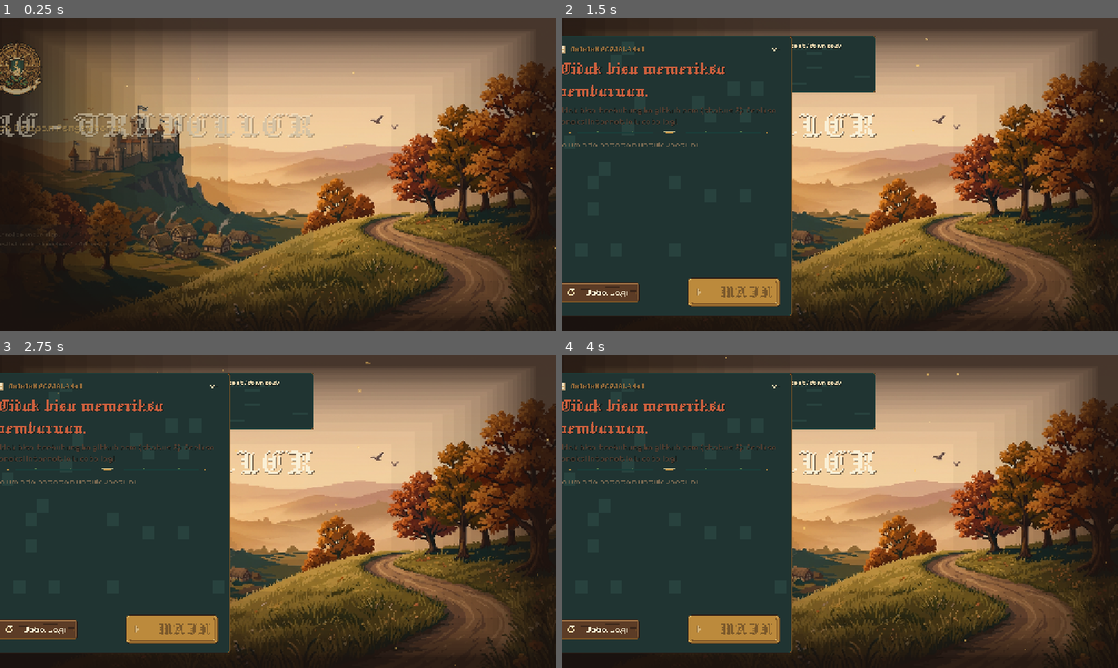
Above: before the commit, frames 1-4 (two rows, left to right).
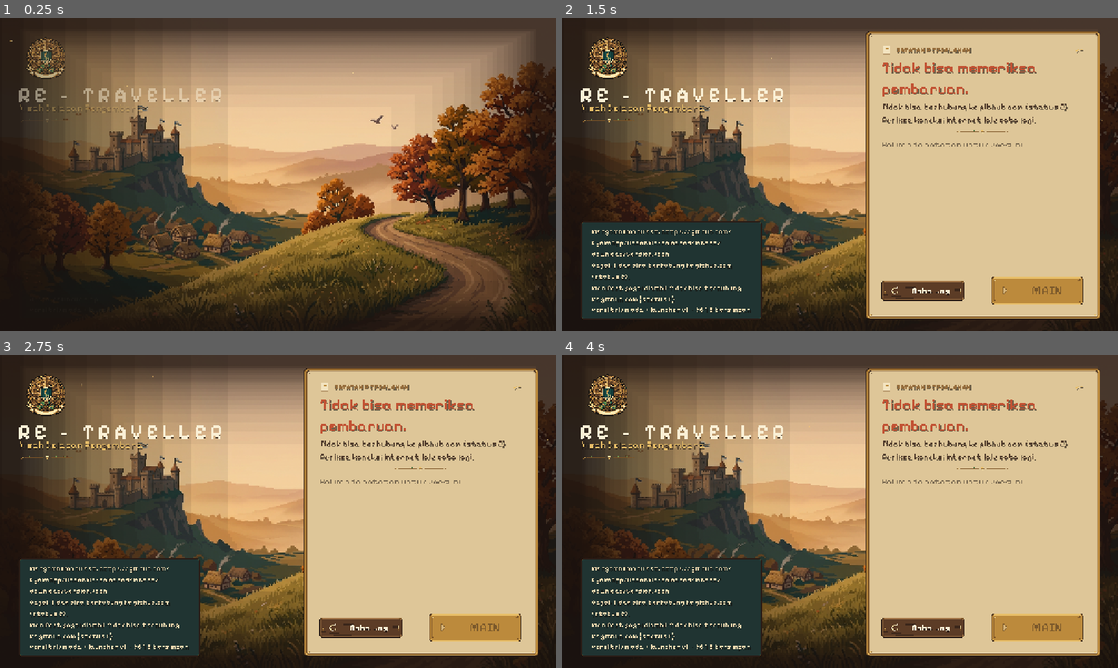
Above: after the commit, the same moments.

Repository: KyokoApp/GodotMe
Game: Godot game, scene res://scenes/Launcher.tscn
The game is run twice, just before and just after one commit, with the same random seed, the same clock (stepped at 60 frames per second) and the same inputs.
Inputs:
- Up to frame 1 (0.25 s): no input
- Up to frame 2 (1.5 s): click "Coba Lagi" at 0.5 s; click "Coba Lagi" at 1.25 s
- Up to frame 3 (2.75 s): click "Coba Lagi" at 2 s
- Up to frame 4 (4 s): no input

The runs differ from the first frame. In frame 1, 3.5% of the frame differs, in the area x 0-100%, y 6-74%; in frame 2, 63%, in the area x 0-98%, y 4-96%; in frame 3, 63%; in frame 4, 63%.

Commit message:
design(launcher): legible pixel wordmark, panel variations, entrance without layout fights, calmer kit
Co-authored-by: arena-agent <297053741+arena-agent@users.noreply.github.com>

Diff:
--- a/launcher/scenes/Launcher.tscn
+++ b/launcher/scenes/Launcher.tscn
@@ -6,6 +6,7 @@
 [ext_resource type="Texture2D" path="res://ui/textures/overlay_vignette.png" id="4_vignette"]
 [ext_resource type="Texture2D" path="res://ui/textures/fx_mote.png" id="5_mote"]
 [ext_resource type="Texture2D" path="res://ui/textures/logo_crest_128.png" id="6_crest"]
+[ext_resource type="Texture2D" path="res://ui/textures/logo_wordmark.png" id="12_wordmark"]
 [ext_resource type="Texture2D" path="res://ui/textures/fx_glow.png" id="7_glow"]
 [ext_resource type="Texture2D" path="res://ui/textures/ornament_divider.png" id="8_divider"]
 [ext_resource type="Texture2D" path="res://ui/textures/icon_scroll.png" id="9_scroll"]
@@ -32,18 +33,6 @@
 texture = ExtResource("2_bg")
 expand_mode = 1
 stretch_mode = 6
-
-[node name="SunGlow" type="TextureRect" parent="."]
-modulate = Color(1, 0.86, 0.58, 0.5)
-layout_mode = 0
-offset_left = 24.0
-offset_top = 10.0
-offset_right = 384.0
-offset_bottom = 370.0
-mouse_filter = 2
-texture = ExtResource("7_glow")
-expand_mode = 1
-stretch_mode = 0
 
 [node name="Scrim" type="TextureRect" parent="."]
 modulate = Color(1, 1, 1, 0.92)
@@ -89,31 +78,33 @@
 anchor_bottom = 1.0
 grow_horizontal = 2
 grow_vertical = 2
-theme_override_constants/margin_left = 64
-theme_override_constants/margin_top = 40
-theme_override_constants/margin_right = 56
-theme_override_constants/margin_bottom = 34
+theme_override_constants/margin_left = 44
+theme_override_constants/margin_top = 30
+theme_override_constants/margin_right = 40
+theme_override_constants/margin_bottom = 26
 
 [node name="Columns" type="HBoxContainer" parent="SafeArea"]
 layout_mode = 2
-theme_override_constants/separation = 36
+theme_override_constants/separation = 28
+alignment = 1
 
 [node name="Left" type="VBoxContainer" parent="SafeArea/Columns"]
-layout_mode = 2
-size_flags_horizontal = 3
-theme_override_constants/separation = 10
+custom_minimum_size = Vector2(560, 0)
+layout_mode = 2
+size_flags_horizontal = 3
+theme_override_constants/separation = 8
 
 [node name="CrestStack" type="Control" parent="SafeArea/Columns/Left"]
-custom_minimum_size = Vector2(150, 150)
+custom_minimum_size = Vector2(124, 124)
 layout_mode = 2
 size_flags_horizontal = 0
 mouse_filter = 2
 
 [node name="Glow" type="TextureRect" parent="SafeArea/Columns/Left/CrestStack"]
-modulate = Color(1, 0.88, 0.62, 0.55)
+modulate = Color(1, 0.86, 0.58, 0.38)
 layout_mode = 0
-offset_right = 150.0
-offset_bottom = 150.0
+offset_right = 124.0
+offset_bottom = 124.0
 mouse_filter = 2
 texture = ExtResource("7_glow")
 expand_mode = 1
@@ -121,10 +112,10 @@
 
 [node name="Crest" type="TextureRect" parent="SafeArea/Columns/Left/CrestStack"]
 layout_mode = 0
-offset_left = 11.0
-offset_top = 11.0
-offset_right = 139.0
-offset_bottom = 139.0
+offset_left = 12.0
+offset_top = 12.0
+offset_right = 112.0
+offset_bottom = 112.0
 mouse_filter = 2
 texture = ExtResource("6_crest")
 expand_mode = 1
@@ -134,11 +125,13 @@
 layout_mode = 2
 theme_override_constants/separation = -2
 
-[node name="Title" type="Label" parent="SafeArea/Columns/Left/TitleBlock"]
-layout_mode = 2
-theme_type_variation = &"TitleLabel"
-text = "RE - TRAVELLER"
-uppercase = true
+[node name="Title" type="TextureRect" parent="SafeArea/Columns/Left/TitleBlock"]
+custom_minimum_size = Vector2(466, 33)
+layout_mode = 2
+size_flags_horizontal = 0
+texture = ExtResource("12_wordmark")
+expand_mode = 1
+stretch_mode = 5
 
 [node name="Subtitle" type="Label" parent="SafeArea/Columns/Left/TitleBlock"]
 layout_mode = 2
@@ -146,12 +139,12 @@
 text = "Kisah Delapan Pengembara"
 
 [node name="Divider" type="TextureRect" parent="SafeArea/Columns/Left"]
-custom_minimum_size = Vector2(0, 16)
+custom_minimum_size = Vector2(128, 16)
 layout_mode = 2
 size_flags_horizontal = 0
 texture = ExtResource("8_divider")
 expand_mode = 1
-stretch_mode = 0
+stretch_mode = 2
 
 [node name="Spacer" type="Control" parent="SafeArea/Columns/Left"]
 layout_mode = 2
@@ -160,6 +153,7 @@
 
 [node name="Journal" type="PanelContainer" parent="SafeArea/Columns/Left"]
 layout_mode = 2
+size_flags_horizontal = 0
 theme_type_variation = &"InkPanel"
 
 [node name="Pad" type="MarginContainer" parent="SafeArea/Columns/Left/Journal"]
@@ -185,7 +179,7 @@
 text = "versi —  •  launcher v1"
 
 [node name="Right" type="PanelContainer" parent="SafeArea/Columns"]
-custom_minimum_size = Vector2(566, 420)
+custom_minimum_size = Vector2(540, 400)
 layout_mode = 2
 size_flags_horizontal = 0
 size_flags_vertical = 3
@@ -246,7 +240,7 @@
 theme_override_constants/separation = 4
 
 [node name="Bar" type="ProgressBar" parent="SafeArea/Columns/Right/Pad/Content/ProgressBlock"]
-custom_minimum_size = Vector2(0, 28)
+custom_minimum_size = Vector2(0, 30)
 layout_mode = 2
 max_value = 100.0
 value = 0.0
@@ -273,11 +267,12 @@
 text = ""
 
 [node name="Divider2" type="TextureRect" parent="SafeArea/Columns/Right/Pad/Content"]
-custom_minimum_size = Vector2(0, 12)
-layout_mode = 2
+custom_minimum_size = Vector2(128, 16)
+layout_mode = 2
+size_flags_horizontal = 4
 texture = ExtResource("8_divider")
 expand_mode = 1
-stretch_mode = 0
+stretch_mode = 2
 
 [node name="Changelog" type="ScrollContainer" parent="SafeArea/Columns/Right/Pad/Content"]
 layout_mode = 2
--- a/launcher/scripts/Launcher.gd
+++ b/launcher/scripts/Launcher.gd
@@ -6,7 +6,7 @@
 
 @onready var _background: TextureRect = $Background
 @onready var _crest_stack: Control = $SafeArea/Columns/Left/CrestStack
-@onready var _title: Label = $SafeArea/Columns/Left/TitleBlock/Title
+@onready var _title: TextureRect = $SafeArea/Columns/Left/TitleBlock/Title
 @onready var _subtitle: Label = $SafeArea/Columns/Left/TitleBlock/Subtitle
 @onready var _left: VBoxContainer = $SafeArea/Columns/Left
 @onready var _divider: TextureRect = $SafeArea/Columns/Left/Divider
@@ -40,7 +40,7 @@
 
 
 func _ready() -> void:
-	theme = UiTheme.build()
+	theme = UiTheme.get_theme()
 	_dim.visible = false
 	_modal.visible = false
 	_modal_ok.pressed.connect(func(): _hide_modal())
@@ -82,22 +82,26 @@
 
 # ------------------------------------------------------------------ visuals --
 func _play_entrance() -> void:
+	# Containers re-place their children every layout pass, so animating
+	# `position` would be fought (and could shove the layout around). Animate
+	# opacity plus a small uniform scale instead.
 	var items: Array[Control] = [_crest_stack, _title, _subtitle, _divider, _journal, _right]
 	for i in items.size():
 		var node: Control = items[i]
 		node.modulate.a = 0.0
-		var from_x := -26.0 if node != _right else 40.0
-		var start_pos := node.position
-		node.position = start_pos + Vector2(from_x, 0)
+		node.pivot_offset = node.size * 0.5
+		var start_scale := Vector2(0.97, 0.97)
+		node.scale = start_scale
 		var tw := create_tween().set_parallel(true)
-		tw.tween_property(node, "modulate:a", 1.0, 0.42).set_delay(0.05 * i).set_ease(Tween.EASE_OUT)
-		tw.tween_property(node, "position", start_pos, 0.55).set_delay(0.05 * i) \
+		tw.tween_property(node, "modulate:a", 1.0, 0.40).set_delay(0.06 * i) \
+			.set_ease(Tween.EASE_OUT)
+		tw.tween_property(node, "scale", Vector2.ONE, 0.52).set_delay(0.06 * i) \
 			.set_ease(Tween.EASE_OUT).set_trans(Tween.TRANS_CUBIC)
-	# crest settles with a soft bounce
+	# the crest itself settles with a soft bounce
 	_crest_stack.pivot_offset = _crest_stack.size * 0.5
 	_crest_stack.scale = Vector2(0.86, 0.86)
 	var ct := create_tween()
-	ct.tween_property(_crest_stack, "scale", Vector2(1.0, 1.0), 0.7) \
+	ct.tween_property(_crest_stack, "scale", Vector2.ONE, 0.7) \
 		.set_ease(Tween.EASE_OUT).set_trans(Tween.TRANS_BACK)
 
 
@@ -149,9 +153,10 @@
 	if _background.size != size:
 		_background.size = size
 		_background.pivot_offset = size * 0.5
-	var v := $Vignette as TextureRect
+	var v: TextureRect = $Vignette
 	v.size = size
-	($Scrim as TextureRect).size = size
+	var scrim: TextureRect = $Scrim
+	scrim.size = size
 
 
 # --------------------------------------------------------------- rendering ---
--- a/launcher/scripts/Util.gd
+++ b/launcher/scripts/Util.gd
@@ -45,6 +45,24 @@
 	return {"ok": true, "error": "", "value": parsed}
 
 
+## Indonesian number formatting: comma decimal separator, dot thousands.
+static func _id_number(value: float, decimals: int) -> String:
+	var s := String.num(value, decimals)
+	var parts := s.split(".")
+	var whole := parts[0]
+	var frac := parts[1] if parts.size() > 1 else ""
+	var out := ""
+	var count := 0
+	for i in range(whole.length() - 1, -1, -1):
+		out = whole[i] + out
+		count += 1
+		if count % 3 == 0 and i > 0 and whole[i - 1] != "-":
+			out = "." + out
+	if decimals > 0:
+		return out + "," + frac
+	return out
+
+
 static func human_size(bytes: int) -> String:
 	if bytes < 0:
 		return "-"
@@ -52,11 +70,10 @@
 	if b < 1024.0:
 		return "%d B" % int(b)
 	if b < 1024.0 * 1024.0:
-		return ("%.1f KB" % (b / 1024.0)).replace(".", ",")
+		return _id_number(b / 1024.0, 1) + " KB"
 	if b < 1024.0 * 1024.0 * 1024.0:
-		return ("%.1f MB" % (b / (1024.0 * 1024.0))).replace(".", ",")
-	var gb := b / (1024.0 * 1024.0 * 1024.0)
-	return ("%.2f GB" % gb).replace(".", ",")
+		return _id_number(b / (1024.0 * 1024.0), 1) + " MB"
+	return _id_number(b / (1024.0 * 1024.0 * 1024.0), 2) + " GB"
 
 
 static func human_speed(bytes_per_sec: float) -> String:
@@ -96,6 +113,10 @@
 
 
 ## Resolve a possibly-relative package URL against the manifest's own URL.
+##   .../releases/latest/download/version.json + "packs/core.pck"
+##     -> .../releases/latest/download/packs/core.pck
+##   .../manifests/v100.json           + "packs/core.pck"
+##     -> .../manifests/packs/core.pck
 static func resolve_url(base_url: String, maybe_relative: String) -> String:
 	if maybe_relative.begins_with("http://") or maybe_relative.begins_with("https://") \
 			or maybe_relative.begins_with("file://") or maybe_relative.begins_with("res://") \
--- a/launcher/ui/UiTheme.gd
+++ b/launcher/ui/UiTheme.gd
@@ -1,102 +1,124 @@
 class_name UiTheme
 extends RefCounted
-## Builds the Re - Traveller UI theme entirely from bitmap art + OFL pixel fonts.
+## Builds the Re - Traveller UI theme from bitmap art + OFL pixel fonts.
 ##
-## Everything is defined here (one source of truth) and applied to the Launcher
-## root at runtime, so styles can never drift between scenes.
+## Typography rule (see docs/DESIGN_NOTES.md): a single pixel family, Pixelify
+## Sans (OFL). Regular for body, SemiBold for the wordmark and actions. Nothing
+## renders below 16px so it stays readable on a phone.
 
 const TEX := "res://ui/textures/"
-const FONT_DISPLAY := "res://ui/fonts/Jacquard12-Regular.woff2"
+const FONT_LOGO := "res://ui/fonts/PixelifySans-SemiBold.woff2"
 const FONT_BODY := "res://ui/fonts/PixelifySans-Regular.woff2"
 const FONT_BOLD := "res://ui/fonts/PixelifySans-SemiBold.woff2"
 
 const COL_INK := Color(0.165, 0.11, 0.086)
-const COL_INK_SOFT := Color(0.32, 0.24, 0.19)
+const COL_INK_SOFT := Color(0.30, 0.22, 0.16)
+const COL_INK_FAINT := Color(0.42, 0.34, 0.25)
 const COL_CREAM := Color(0.980, 0.941, 0.839)
 const COL_PARCH := Color(0.929, 0.855, 0.694)
 const COL_BRASS := Color(0.910, 0.745, 0.408)
 const COL_BRASS_DIM := Color(0.588, 0.427, 0.235)
-const COL_RUST := Color(0.800, 0.376, 0.243)
+const COL_RUST := Color(0.760, 0.320, 0.200)
 const COL_GREEN := Color(0.463, 0.604, 0.329)
 const COL_TEAL := Color(0.149, 0.353, 0.329)
+const COL_SHADOW := Color(0.06, 0.04, 0.03, 0.55)
+
+static var _cache: Theme = null
+
+
+static func get_theme() -> Theme:
+	if _cache == null:
+		_cache = build()
+	return _cache
 
 
 static func build() -> Theme:
 	var t := Theme.new()
-	var f_display := _font(FONT_DISPLAY)
+	var f_logo := _font(FONT_LOGO)
 	var f_body := _font(FONT_BODY)
 	var f_bold := _font(FONT_BOLD)
 	t.default_font = f_body
 	t.default_font_size = 20
 
 	# ---------------------------------------------------------------- labels --
+	_label(t, "Label", f_body, 20, COL_PARCH)
 	t.set_font("font", "Label", f_body)
 	t.set_font_size("font_size", "Label", 20)
 	t.set_color("font_color", "Label", COL_PARCH)
-	_label(t, "TitleLabel", f_display, 96, COL_CREAM)
-	_label(t, "SubtitleLabel", f_body, 24, COL_BRASS)
-	_label(t, "PanelHeading", f_body, 17, COL_BRASS_DIM)
-	_label(t, "StateTitle", f_display, 48, COL_INK)
+	t.set_color("font_shadow_color", "Label", COL_SHADOW)
+	t.set_constant("shadow_offset_y", "Label", 1)
+	t.set_constant("line_spacing", "Label", 4)
+
+	_label(t, "TitleLabel", f_logo, 76, COL_CREAM)
+	_label(t, "SubtitleLabel", f_body, 22, COL_BRASS)
+	_label(t, "PanelHeading", f_bold, 17, COL_BRASS_DIM)
+	_label(t, "StateTitle", f_bold, 34, COL_INK)
 	_label(t, "DetailLabel", f_body, 19, COL_INK_SOFT)
-	_label(t, "SmallLabel", f_body, 15, COL_PARCH)
-	_label(t, "TinyLabel", f_body, 13, COL_PARCH)
-	_label(t, "InkLabel", f_body, 18, COL_PARCH)
-	_label(t, "GoldLabel", f_body, 18, COL_BRASS)
+	_label(t, "SmallLabel", f_body, 16, COL_PARCH)
+	_label(t, "TinyLabel", f_body, 16, COL_PARCH)
+	_label(t, "InkLabel", f_bold, 18, COL_BRASS)
 	_label(t, "ErrorLabel", f_bold, 19, COL_RUST)
 
 	# --------------------------------------------------------------- buttons --
-	_button_variation(t, "PrimaryButton", f_display, 46, COL_INK,
-		_tex("button_gold_normal.png", 12, 16, 6), _tex("button_gold_hover.png", 12, 16, 6),
-		_tex("button_gold_pressed.png", 12, 16, 6), _tex("button_gold_pressed.png", 12, 16, 6))
-	_button_variation(t, "SecondaryButton", f_bold, 21, COL_CREAM,
-		_tex("button_wood_normal.png", 14, 20, 6), _tex("button_wood_hover.png", 14, 20, 6),
-		_tex("button_wood_pressed.png", 14, 20, 6), _tex("button_wood_pressed.png", 14, 20, 6))
+	_button_variation(t, "PrimaryButton", f_bold, 30, COL_INK,
+		_tex("button_gold_normal.png", 12, 22, 8), _tex("button_gold_hover.png", 12, 22, 8),
+		_tex("button_gold_pressed.png", 12, 22, 8), _tex("button_gold_pressed.png", 12, 22, 8))
+	_button_variation(t, "SecondaryButton", f_bold, 20, COL_CREAM,
+		_tex("button_wood_normal.png", 14, 18, 6), _tex("button_wood_hover.png", 14, 18, 6),
+		_tex("button_wood_pressed.png", 14, 18, 6), _tex("button_wood_pressed.png", 14, 18, 6))
 
 	# ---------------------------------------------------------------- panels --
-	var parchment := _tex("panel_parchment.png", 20, 26, 26)
-	t.set_stylebox("panel", "ParchmentPanel", parchment)
-	var ink := _tex("panel_ink.png", 14, 18, 14)
-	t.set_stylebox("panel", "InkPanel", ink)
-	t.set_stylebox("panel", "PanelContainer", ink)
-	var modal := _tex("panel_parchment.png", 20, 34, 30)
-	t.set_stylebox("panel", "ModalPanel", modal)
-
+	# Variations MUST be registered against their base type or the lookups
+	# silently fall back to the plain control style.
+	t.set_type_variation("ParchmentPanel", "PanelContainer")
+	t.set_stylebox("panel", "ParchmentPanel", _tex("panel_parchment.png", 20, 30, 26))
+	t.set_type_variation("InkPanel", "PanelContainer")
+	t.set_stylebox("panel", "InkPanel", _tex("panel_ink.png", 14, 20, 12))
+	t.set_type_variation("ModalPanel", "PanelContainer")
+	t.set_stylebox("panel", "ModalPanel", _tex("panel_parchment.png", 20, 36, 30))
+	# any bare PanelContainer is a dark carte-ink card
+	t.set_stylebox("panel", "PanelContainer", _tex("panel_ink.png", 14, 20, 12))
+	t.set_type_variation("CrestFrame", "PanelContainer")
 	t.set_stylebox("panel", "CrestFrame", _tex("icon_frame.png", 16, 12, 12))
 
 	# ---------------------------------------------------------------- progress --
-	var track := _tex("bar_track.png", 10, 8, 4)
-	var fill := _tex("bar_fill.png", 10, 4, 4)
-	t.set_stylebox("background", "ProgressBar", track)
-	t.set_stylebox("fill", "ProgressBar", fill)
-	t.set_color("font_color", "ProgressBar", COL_CREAM)
+	t.set_stylebox("background", "ProgressBar", _tex("bar_track.png", 10, 8, 4))
+	t.set_stylebox("fill", "ProgressBar", _tex("bar_fill.png", 10, 6, 4))
 	t.set_font_size("font_size", "ProgressBar", 0)
 
 	# ------------------------------------------------------------- scrollbar ---
 	var grab := StyleBoxFlat.new()
 	grab.bg_color = COL_BRASS_DIM
 	grab.set_corner_radius_all(3)
-	grab.content_margin_left = 4
-	grab.content_margin_right = 4
 	var grab_hi := grab.duplicate() as StyleBoxFlat
 	grab_hi.bg_color = COL_BRASS
 	var bar_bg := StyleBoxFlat.new()
-	bar_bg.bg_color = Color(0.10, 0.14, 0.13, 0.55)
+	bar_bg.bg_color = Color(0.10, 0.14, 0.13, 0.45)
 	bar_bg.set_corner_radius_all(3)
-	bar_bg.content_margin_left = 4
-	bar_bg.content_margin_right = 4
+	for sb in [grab, grab_hi, bar_bg] as Array[StyleBoxFlat]:
+		sb.content_margin_left = 0
+		sb.content_margin_right = 0
+		sb.content_margin_top = 0
+		sb.content_margin_bottom = 0
 	t.set_stylebox("scroll", "VScrollBar", bar_bg)
 	t.set_stylebox("grabber", "VScrollBar", grab)
 	t.set_stylebox("grabber_highlight", "VScrollBar", grab_hi)
 	t.set_stylebox("grabber_pressed", "VScrollBar", grab_hi)
 
-	# --------------------------------------------------------------- rich text --
+	# -------------------------------------------------------------- rich text --
 	t.set_font("normal_font", "RichTextLabel", f_body)
 	t.set_font("bold_font", "RichTextLabel", f_bold)
-	t.set_font_size("normal_font_size", "RichTextLabel", 17)
-	t.set_font_size("bold_font_size", "RichTextLabel", 17)
+	t.set_font_size("normal_font_size", "RichTextLabel", 18)
+	t.set_font_size("bold_font_size", "RichTextLabel", 18)
 	t.set_color("default_color", "RichTextLabel", COL_INK_SOFT)
 	t.set_stylebox("normal", "RichTextLabel", StyleBoxEmpty.new())
-	t.set_constant("line_separation", "RichTextLabel", 4)
+	t.set_constant("line_separation", "RichTextLabel", 6)
+
+	# -------------------------------------------------------------- tooltip ----
+	t.set_stylebox("panel", "TooltipPanel", _tex("panel_ink.png", 14, 16, 10))
+	t.set_font("font", "TooltipLabel", f_body)
+	t.set_font_size("font_size", "TooltipLabel", 16)
+	t.set_color("font_color", "TooltipLabel", COL_PARCH)
 	return t
 
 
@@ -126,7 +148,6 @@
 	if ResourceLoader.exists(path):
 		sb.texture = load(path)
 	sb.set_texture_margin_all(margin)
-	sb.set_content_margin_all(0.0)
 	sb.content_margin_left = mx
 	sb.content_margin_right = mx
 	sb.content_margin_top = my
@@ -139,11 +160,11 @@
 	t.set_font("font", variation, font)
 	t.set_font_size("font_size", variation, size)
 	t.set_color("font_color", variation, color)
-	t.set_color("font_shadow_color", variation, Color(0.06, 0.04, 0.03, 0.55))
+	t.set_color("font_shadow_color", variation, COL_SHADOW)
 	t.set_constant("shadow_offset_x", variation, 1)
 	t.set_constant("shadow_offset_y", variation, 2)
 	t.set_constant("shadow_outline_size", variation, 0)
-	t.set_constant("line_spacing", variation, 2)
+	t.set_constant("line_spacing", variation, 6)
 
 
 static func _button_variation(t: Theme, variation: String, font: Font, size: int, color: Color,
@@ -156,8 +177,8 @@
 	t.set_color("font_pressed_color", variation, color)
 	t.set_color("font_focus_color", variation, color)
 	t.set_color("font_disabled_color", variation, Color(color.r, color.g, color.b, 0.45))
-	t.set_color("font_outline_color", variation, COL_CREAM if color == COL_INK else COL_INK)
-	t.set_constant("outline_size", variation, 0)
+	t.set_color("font_outline_color", variation, COL_INK)
+	t.set_constant("outline_size", variation, 2 if color != COL_INK else 0)
 	t.set_constant("h_separation", variation, 10)
 	t.set_stylebox("normal", variation, normal)
 	t.set_stylebox("hover", variation, hover)
Binary file removed: launcher/ui/fonts/Jacquard12-LatinExt.woff2
Binary file removed: launcher/ui/fonts/Jacquard12-Regular.woff2
Not shown, removed: launcher/ui/fonts/OFL-jacquard-12.txt
Binary file changed: launcher/ui/textures/bar_fill.png
Binary file changed: launcher/ui/textures/fx_mote.png
Binary file added: launcher/ui/textures/logo_wordmark.png
Binary file changed: launcher/ui/textures/panel_ink.png
Binary file changed: launcher/ui/textures/panel_parchment.png
Binary file changed: launcher/ui/textures/splash_boot.png
Not shown, changed: .github/workflows/ci.yml
Not shown, changed: tools/gen_backdrop.py
Not shown, changed: tools/gen_ui_kit.py
